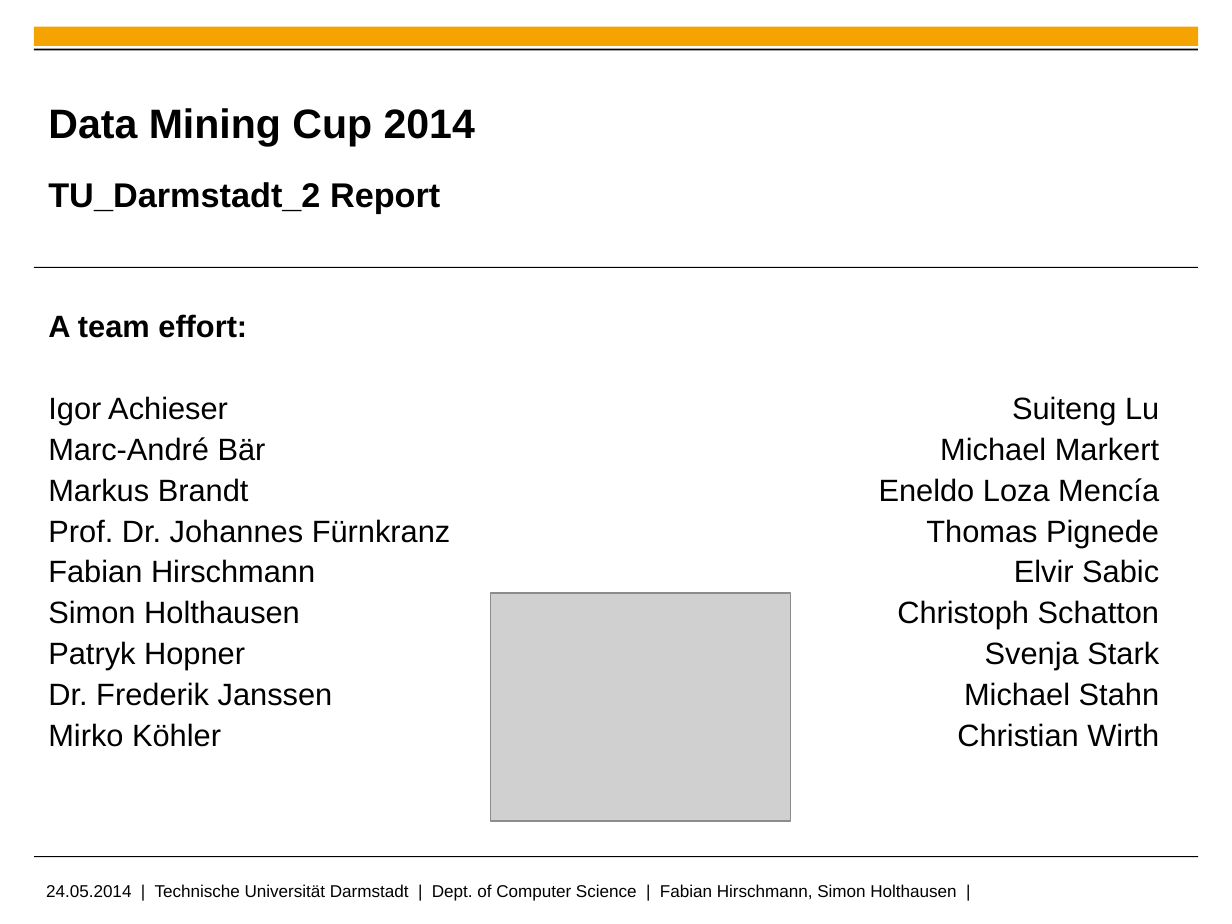
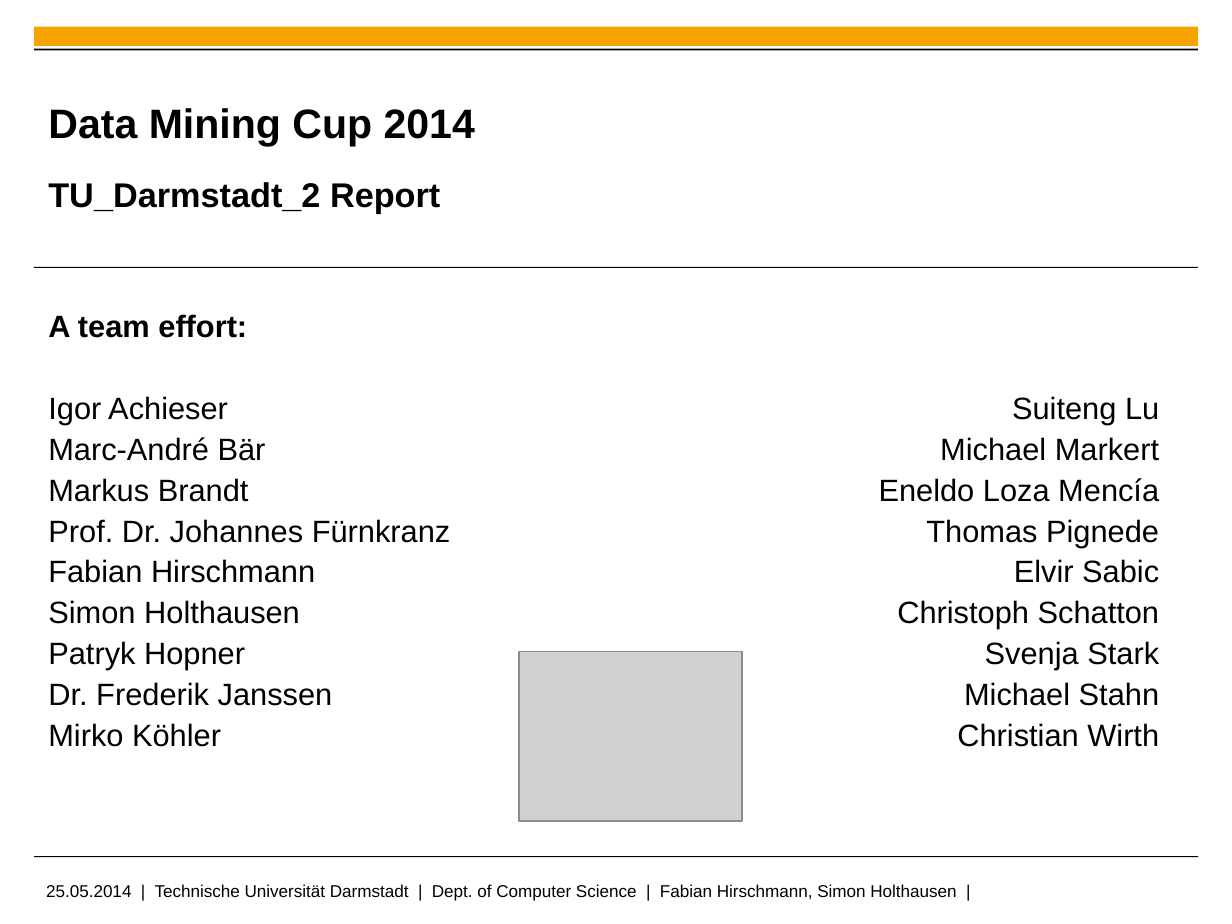
Before and after one commit to fhirschmann/ml_dmc2014, a slide deck: slide 1 of doc/pres-prudsys.pptx. Drawn at 1232x924 pixels with LibreOffice and Linux fonts; fonts in the diff are those of the drawing; grey boxes stand for pictures; background and template pictures are left out. Boxes give left, top, right and bottom in pixels: in the first picture for what was removed or moved away, otherwise in the second. Text is boxed around its words. In the diff, an @@ line names an element or a change of style, - is before the commit and + after.

```diff
--- a/doc/pres-prudsys.pptx
+++ b/doc/pres-prudsys.pptx
@@ picture: place and size @@
-picture at (490,593,791,821)
+picture at (519,652,742,821)
@@ text at (46,884,956,901): text changed @@
-24.05.2014 | Technische Universität Darmstadt | Dept. of Computer Science | Fabian Hirschmann, Simon Holthausen |
+25.05.2014 | Technische Universität Darmstadt | Dept. of Computer Science | Fabian Hirschmann, Simon Holthausen |
```
Also in this commit, not shown: 3 other slides changed.
